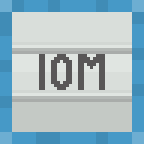
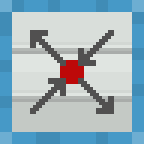
Layer changes from the first 144×144 image to the second:
added layer "broker" above "router" over (30, 30, 114, 114)
hid "IOM" over (39, 54, 105, 90)
